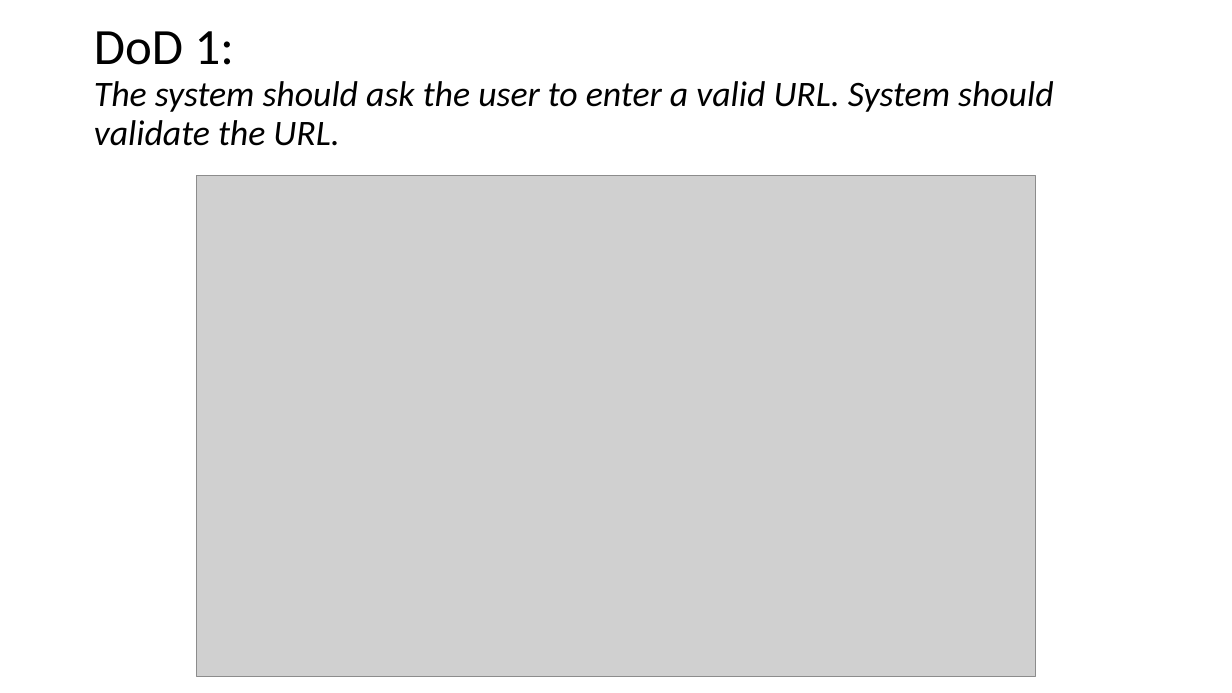
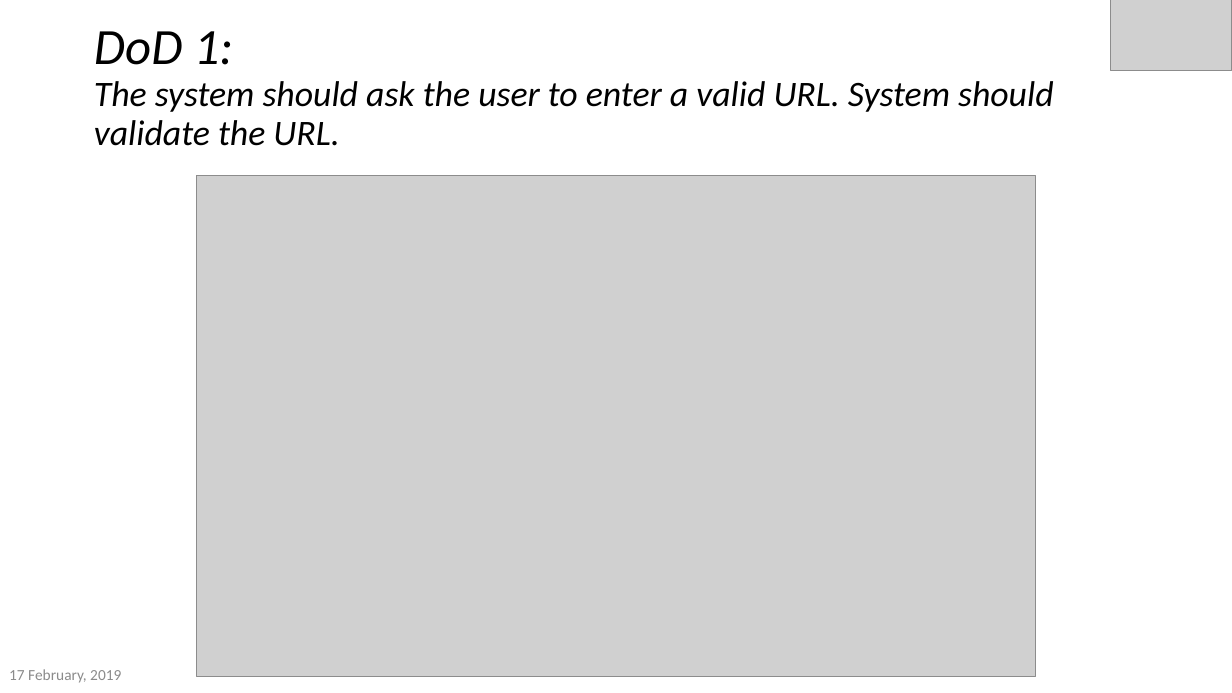
Before and after one commit to akmak1103/DownloadManager, a slide deck: slide 6 of FinalPresentation.pptx. Drawn at 1232x693 pixels with LibreOffice and Linux fonts; fonts in the diff are those of the drawing; grey boxes stand for pictures; background and template pictures are left out. Boxes give left, top, right and bottom in pixels: in the first picture for what was removed or moved away, otherwise in the second. Text is boxed around its words. In the diff, an @@ line names an element or a change of style, - is before the commit and + after.

```diff
--- a/FinalPresentation.pptx
+++ b/FinalPresentation.pptx
@@ picture added at box(1111, 0, 1232, 71) @@
@@ title "DoD 1: The system should ..." at box(94, 31, 1054, 146): italic on in "DoD 1:" @@
@@ text added at box(9, 669, 121, 683), 12 pt, text #8C8C8C @@
+17 February, 2019
```
Also in this commit, not shown: 16 other slides changed, 9 other files.
